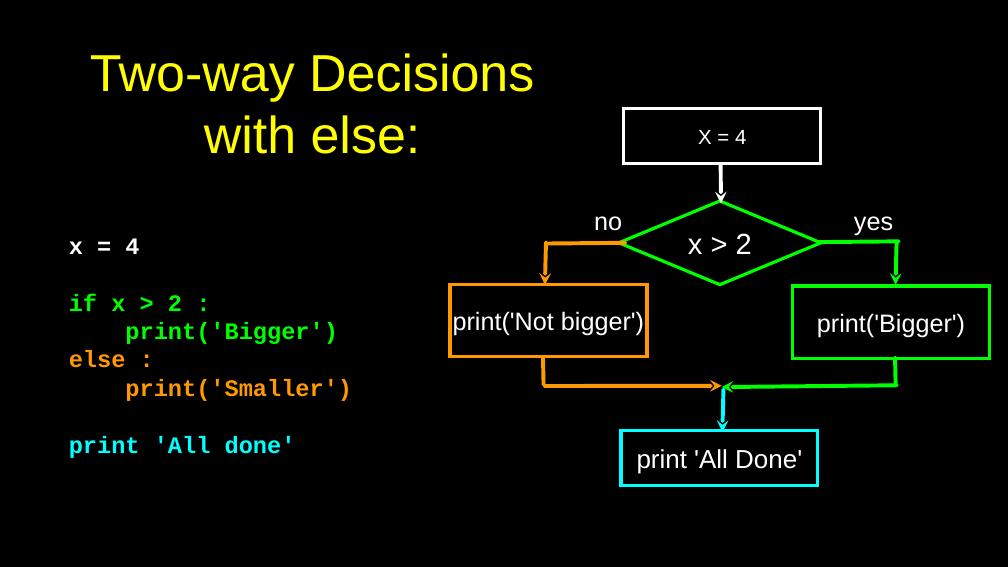
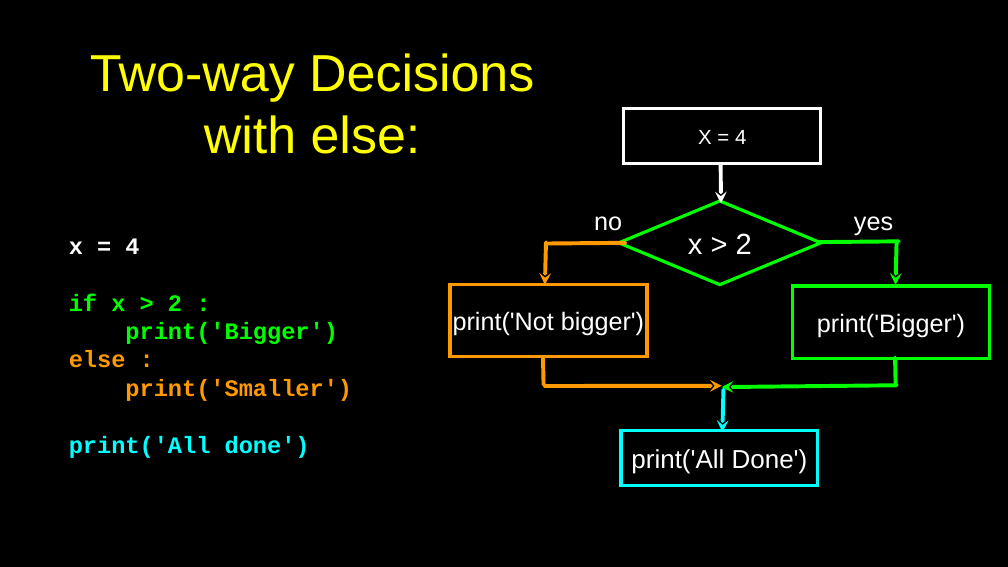
Before and after one commit to csev/py4e, a slide deck: slide 13 of lectures3/Pythonlearn-03-Conditional.pptx. Drawn at 1008x567 pixels with LibreOffice and Linux fonts; fonts in the diff are those of the drawing. Boxes give left, top, right and bottom in pixels: in the first picture for what was removed or moved away, otherwise in the second. Text is boxed around its words. In the diff, an @@ line names an element or a change of style, - is before the commit and + after.

```diff
--- a/lectures3/Pythonlearn-03-Conditional.pptx
+++ b/lectures3/Pythonlearn-03-Conditional.pptx
@@ text at [69,436,310,458]: text changed @@
-print 'All done'
+print('All done')
@@ text in rectangle at [631,449,808,474]: text changed @@
-print 'All Done'
+print('All Done')
```
Also in this commit, not shown: 4 other slides changed, 7 other files.
